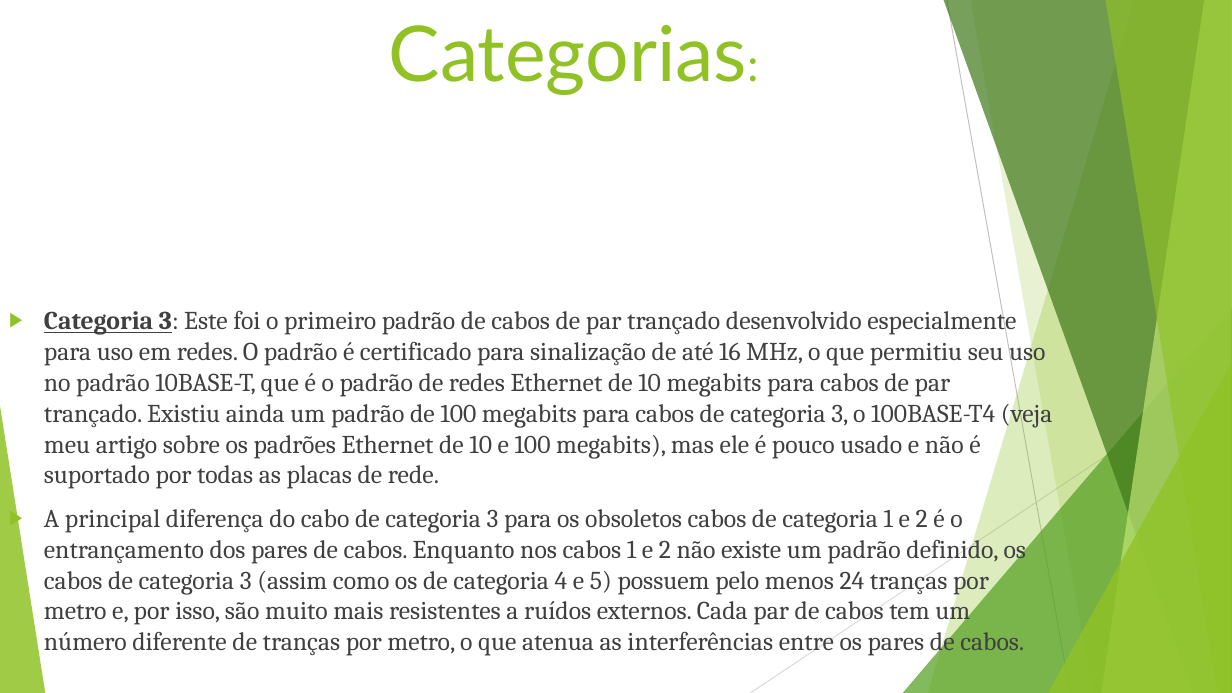
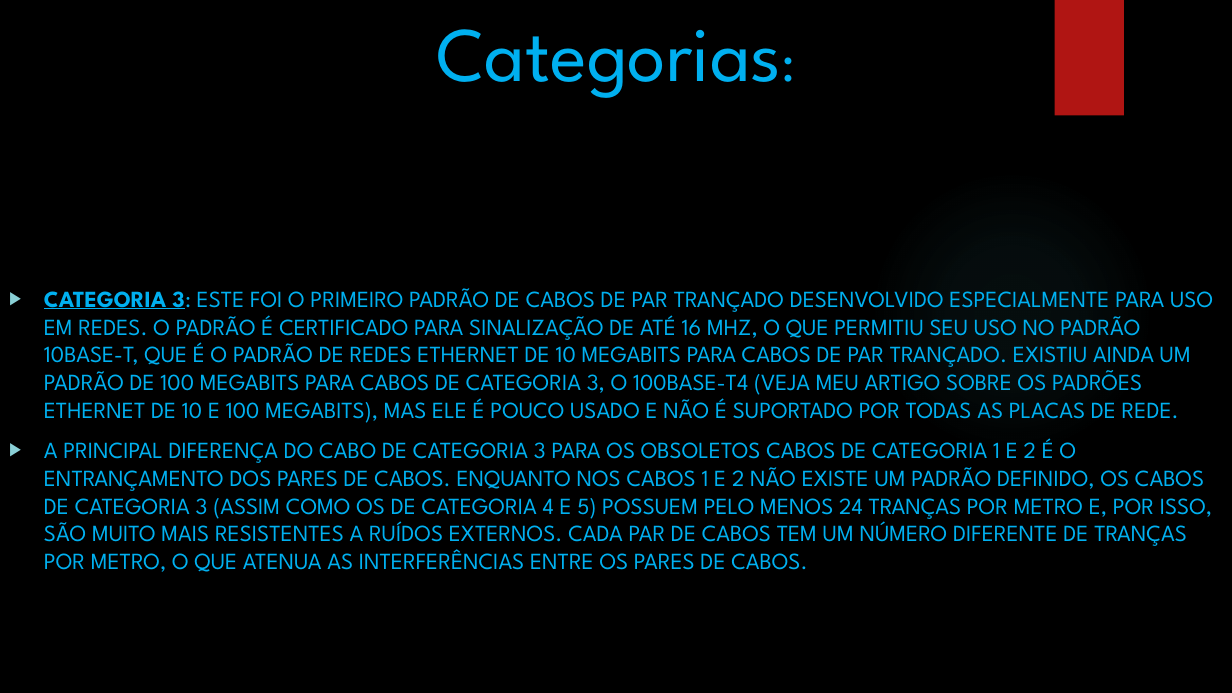
Before and after one commit to luziamartins/luziamartins, a slide deck: slide 3 of 0771-Tipos de Redes-trabalho pratico.pptx. Drawn at 1232x693 pixels with LibreOffice and Linux fonts; fonts in the diff are those of the drawing; background and template pictures are left out. Boxes give left, top, right and bottom in pixels: in the first picture for what was removed or moved away, otherwise in the second. Text is boxed around its words. In the diff, an @@ line names an element or a change of style, - is before the commit and + after.

```diff
--- a/0771-Tipos de Redes-trabalho pratico.pptx
+++ b/0771-Tipos de Redes-trabalho pratico.pptx
@@ background #FFFFFF to picture (left out) @@
@@ title "Categorias:" at <box>436,29,781,98</box>: size 36 to 42 pt in "Categorias:"; font Lato to League Spartan, text colour #90C226 to #00B0F0 @@
@@ rectangle added at <box>1055,0,1124,116</box>, fill #B01513 @@
@@ ellipse added at <box>870,169,1154,454</box>, fill gradient #50B9C1 @@
@@ text at <box>44,288,1213,572</box>: text changed; size 20 to 18 pt; font Cambria to League Spartan; text colour #404040 to #00B0F0 @@
-▶ Categoria 3: Este foi o primeiro padrão de cabos de par trançado desenvolvido especialmente para uso em redes. O padrão é certificado para sinalização de até 16 MHz, o que permitiu seu uso no padrão 10BASE-T, que é o padrão de redes Ethernet de 10 megabits para cabos de par trançado. Existiu ainda um padrão de 100 megabits para cabos de categoria 3, o 100BASE-T4 (veja meu artigo sobre os padrões Ethernet de 10 e 100 megabits), mas ele é pouco usado e não é suportado por todas as placas de rede.
-▶ A principal diferença do cabo de categoria 3 para os obsoletos cabos de categoria 1 e 2 é o entrançamento dos pares de cabos. Enquanto nos cabos 1 e 2 não existe um padrão definido, os cabos de categoria 3 (assim como os de categoria 4 e 5) possuem pelo menos 24 tranças por metro e, por isso, são muito mais resistentes a ruídos externos. Cada par de cabos tem um número diferente de tranças por metro, o que atenua as interferências entre os pares de cabos.
+▶ CATEGORIA 3: ESTE FOI O PRIMEIRO PADRÃO DE CABOS DE PAR TRANÇADO DESENVOLVIDO ESPECIALMENTE PARA USO EM REDES. O PADRÃO É CERTIFICADO PARA SINALIZAÇÃO DE ATÉ 16 MHZ, O QUE PERMITIU SEU USO NO PADRÃO 10BASE-T, QUE É O PADRÃO DE REDES ETHERNET DE 10 MEGABITS PARA CABOS DE PAR TRANÇADO. EXISTIU AINDA UM PADRÃO DE 100 MEGABITS PARA CABOS DE CATEGORIA 3, O 100BASE-T4 (VEJA MEU ARTIGO SOBRE OS PADRÕES ETHERNET DE 10 E 100 MEGABITS), MAS ELE É POUCO USADO E NÃO É SUPORTADO POR TODAS AS PLACAS DE REDE.
+▶ A PRINCIPAL DIFERENÇA DO CABO DE CATEGORIA 3 PARA OS OBSOLETOS CABOS DE CATEGORIA 1 E 2 É O ENTRANÇAMENTO DOS PARES DE CABOS. ENQUANTO NOS CABOS 1 E 2 NÃO EXISTE UM PADRÃO DEFINIDO, OS CABOS DE CATEGORIA 3 (ASSIM COMO OS DE CATEGORIA 4 E 5) POSSUEM PELO MENOS 24 TRANÇAS POR METRO E, POR ISSO, SÃO MUITO MAIS RESISTENTES A RUÍDOS EXTERNOS. CADA PAR DE CABOS TEM UM NÚMERO DIFERENTE DE TRANÇAS POR METRO, O QUE ATENUA AS INTERFERÊNCIAS ENTRE OS PARES DE CABOS.
@@ group removed at <box>0,0,1232,693</box>: 5 freeform shapes, 3 triangles, 2 lines @@
```
Also in this commit, not shown: 8 other slides changed, 6 slides added, 15 slides removed.
